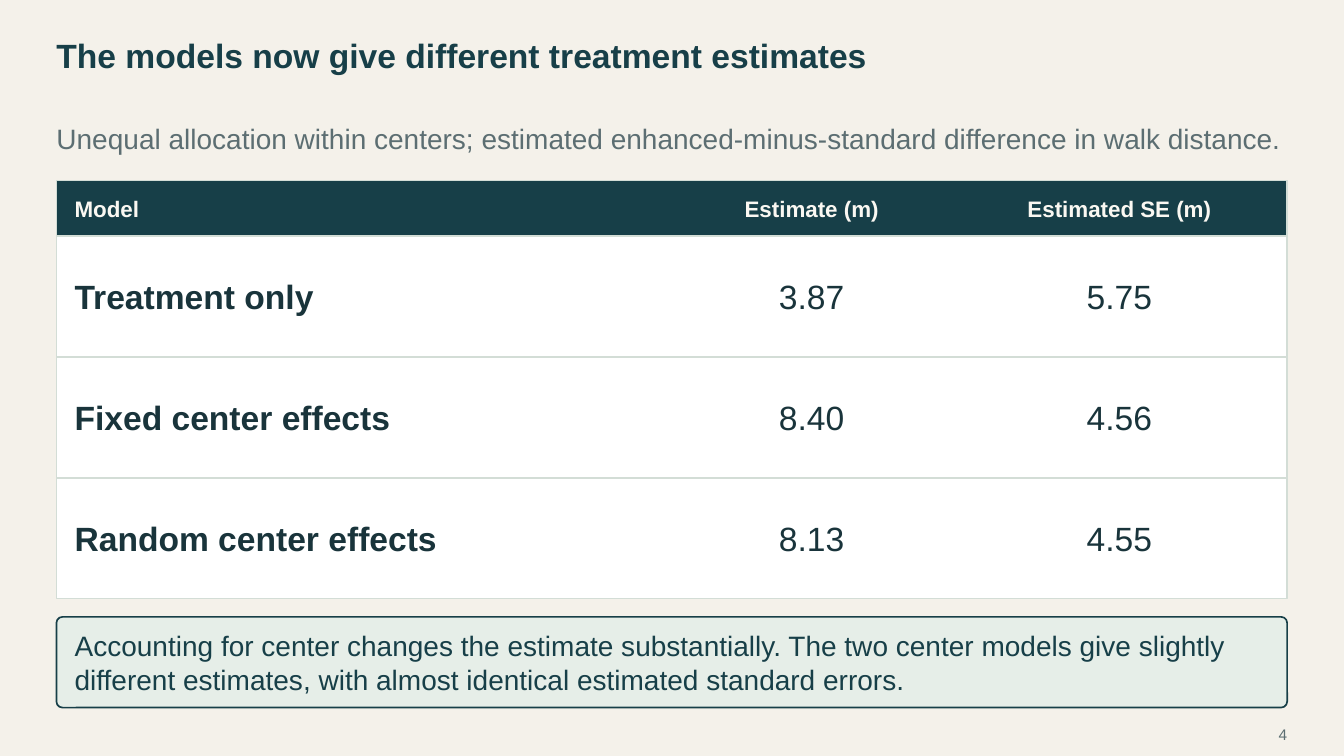
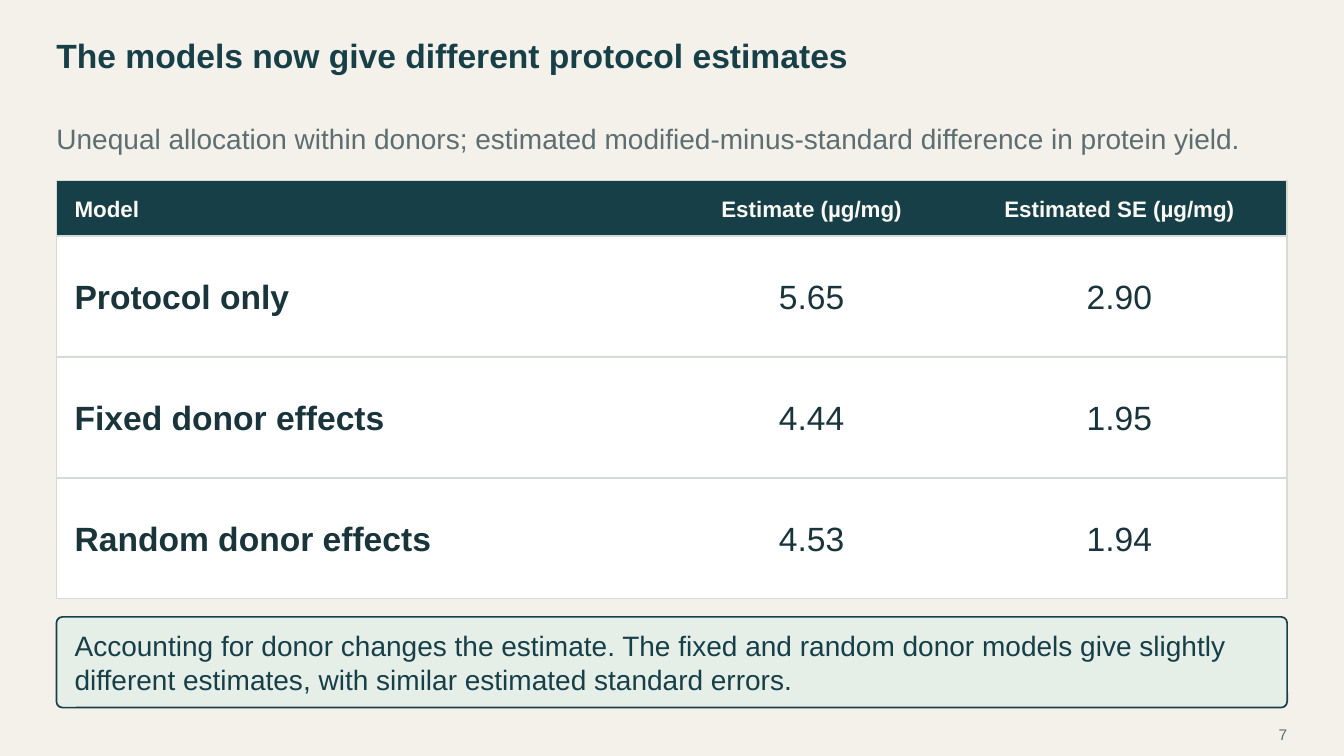
Before and after one commit to Postmus/BeyondMLR, a slide deck: slide 7 of lectures_2627/week2/Beyond_MLR_Week_2.pptx (slide 4 before the commit). Drawn at 1344x756 pixels with LibreOffice and Linux fonts; fonts in the diff are those of the drawing. Boxes give left, top, right and bottom in pixels: in the first picture for what was removed or moved away, otherwise in the second. Text is boxed around its words. In the diff, an @@ line names an element or a change of style, - is before the commit and + after.

```diff
--- a/lectures_2627/week2/Beyond_MLR_Week_2.pptx
+++ b/lectures_2627/week2/Beyond_MLR_Week_2.pptx
@@ text at (56,43,848,75): text changed @@
-The models now give different treatment estimates
+The models now give different protocol estimates
@@ text at (56,128,1239,154): text changed @@
-Unequal allocation within centers; estimated enhanced-minus-standard difference in walk distance.
+Unequal allocation within donors; estimated modified-minus-standard difference in protein yield.
@@ text at (721,200,902,222): text changed @@
-Estimate (m)
+Estimate (µg/mg)
@@ text at (1004,200,1234,222): text changed @@
-Estimated SE (m)
+Estimated SE (µg/mg)
@@ text at (75,284,289,316): text changed @@
-Treatment only
+Protocol only
@@ text at (779,285,844,310): text changed @@
-3.87
+5.65
@@ text at (1087,285,1152,310): text changed @@
-5.75
+2.90
@@ text at (75,405,384,431): text changed @@
-Fixed center effects
+Fixed donor effects
@@ text at (779,407,844,430): text changed @@
-8.40
+4.44
@@ text at (1087,406,1152,431): text changed @@
-4.56
+1.95
@@ text at (75,526,431,552): text changed @@
-Random center effects
+Random donor effects
@@ text at (779,527,844,552): text changed @@
-8.13
+4.53
@@ text at (1087,527,1152,552): text changed @@
-4.55
+1.94
@@ text at (75,635,1225,694): text changed @@
-Accounting for center changes the estimate substantially. The two center models give slightly different estimates, with almost identical estimated standard errors.
+Accounting for donor changes the estimate. The fixed and random donor models give slightly different estimates, with similar estimated standard errors.
@@ page number at (1279,729,1288,740): text changed @@
-4
+7
```
Also in this commit, not shown: 3 other slides changed, 5 slides added, 3 slides removed, 24 other files.
